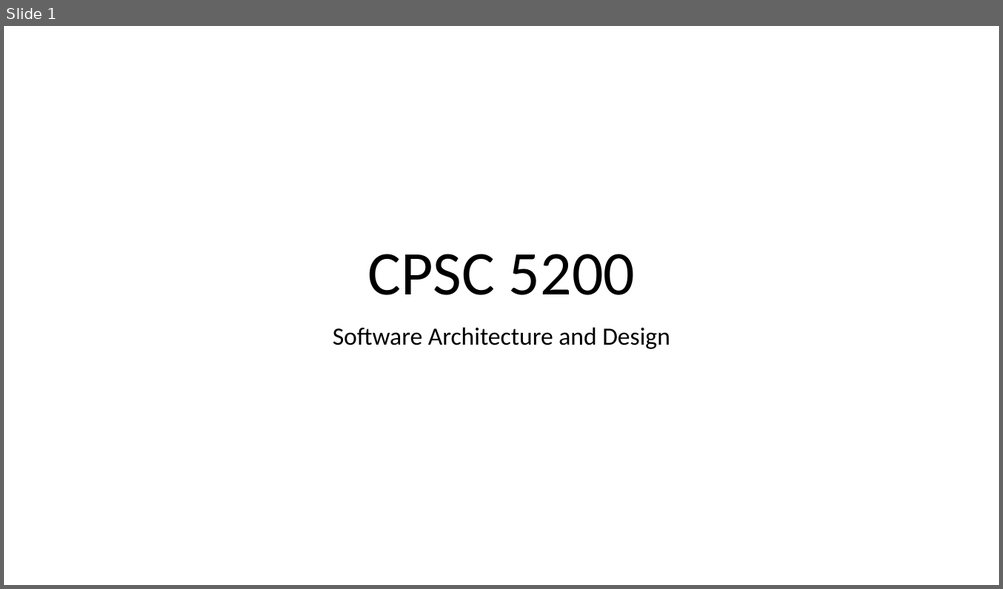
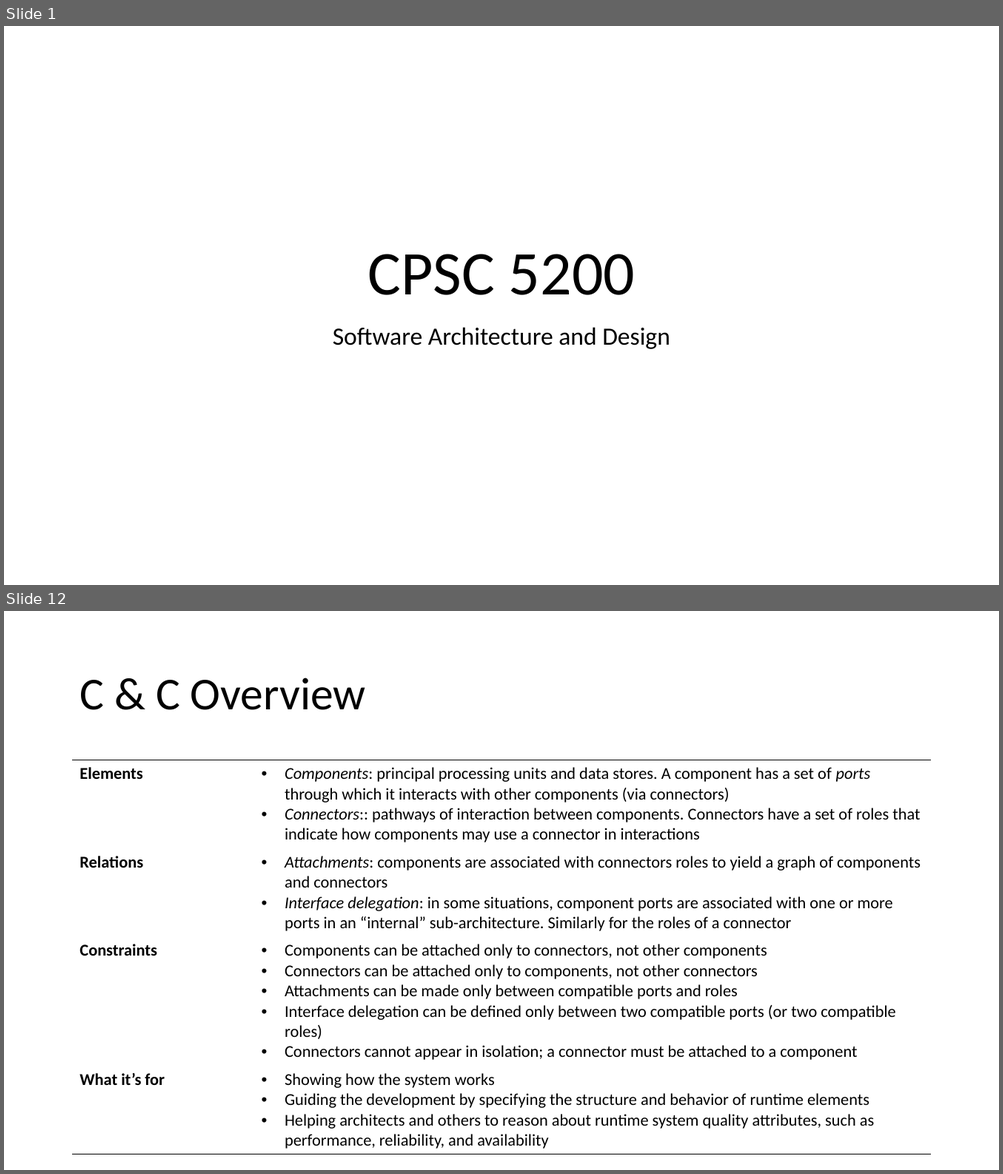
Before and after one commit to IrenaNiu/SU_CPSC_5200_20WQ, a slide deck: lectures/20WQ-02-11 Documenting software architectures.pptx. Shown one above the other, each under a label of ours: slide 1 before the commit, slides 1 and 12 after it; the slides between them are not shown. The pictures are 1003x589 and 1003x1174 pixels, drawn with LibreOffice and Linux fonts; fonts in the diff are those of the drawing. Boxes give left, top, right and bottom in pixels: in the first picture for what was removed or moved away, otherwise in the second. Text is boxed around its words. In the diff, an @@ line names an element or a change of style, - is before the commit and + after.

```diff
--- a/lectures/20WQ-02-11 Documenting software architectures.pptx
+++ b/lectures/20WQ-02-11 Documenting software architectures.pptx
@@ slide 12 added at (x1=4, y1=611, x2=999, y2=1170), background #FFFFFF @@
@@ title added at (x1=79, y1=678, x2=366, y2=710), 44 pt, text #000000 @@
+C & C Overview
@@ table added at (x1=73, y1=760, x2=930, y2=1152), 4 rows, 2 columns @@
+Elements | Components: principal processing units and data stores. A component has a set of ports through which it interacts with other components (via connectors) / Connectors:: pathways of interaction between components. Connectors have a set of roles that indicate how components may use a connector in interactions
+Relations | Attachments: components are associated with connectors roles to yield a graph of components and connectors / Interface delegation: in some situations, component ports are associated with one or more ports in an “internal” sub-architecture. Similarly for the roles of a connector
+Constraints | Components can be attached only to connectors, not other components / Connectors can be attached only to components, not other connectors / Attachments can be made only between compatible ports and roles / Interface delegation can be defined only between two compatible ports (or two compatible roles) / Connectors cannot appear in isolation; a connector must be attached to a component
+What it’s for | Showing how the system works / Guiding the development by specifying the structure and behavior of runtime elements / Helping architects and others to reason about runtime system quality attributes, such as performance, reliability, and availability
```
Also in this commit, not shown: 24 other slides added.
